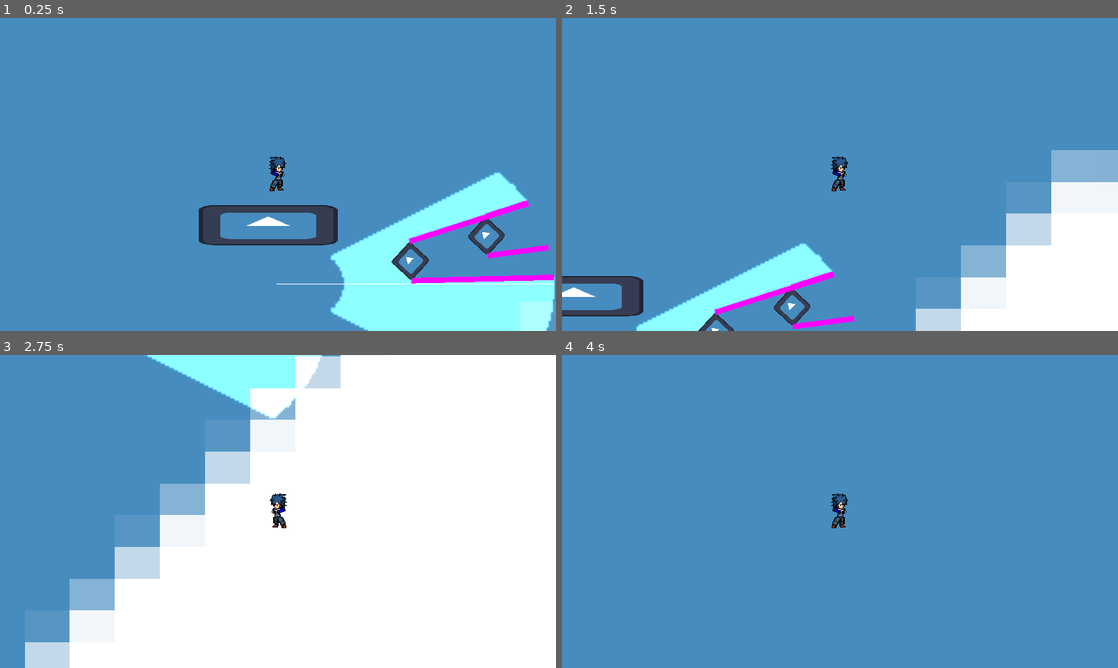
Above: before the commit, frames 1-4 (two rows, left to right).
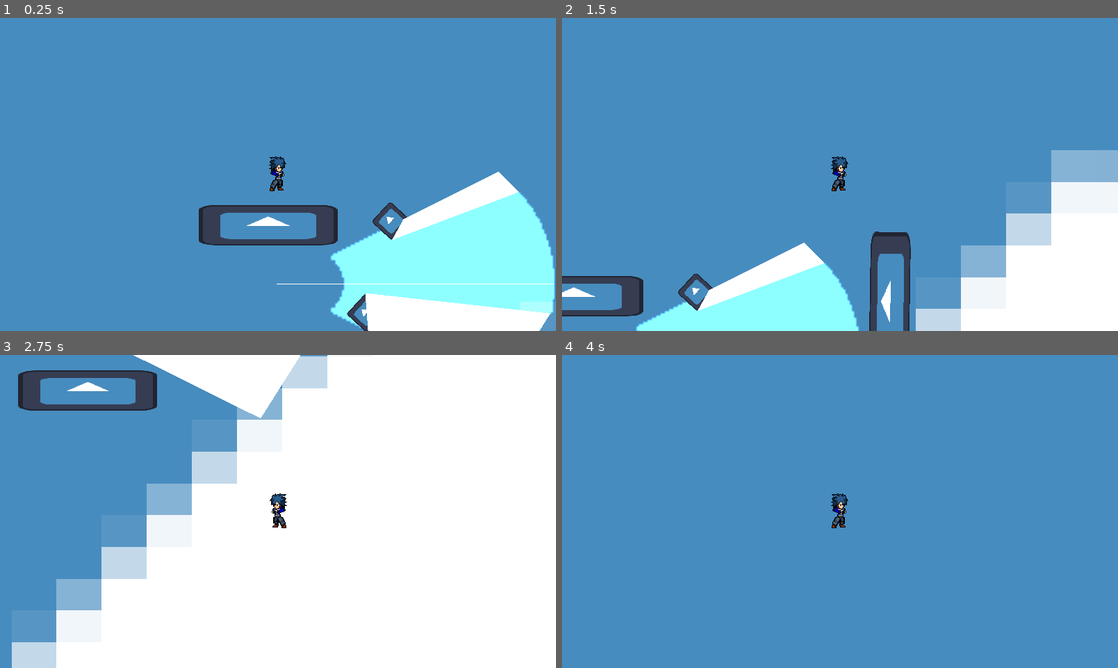
Above: after the commit, the same moments.

Repository: ChunchoMetalero/CC5408-Taller-de-Diseno-y-Desarrollo-de-Videojuegos
Game: Godot game, scene res://Linterna Profe/Luces v2.tscn
The game is run twice, just before and just after one commit, with the same random seed, the same clock (stepped at 60 frames per second) and the same inputs. This scene is started directly instead of the project's main scene. The engine's default icon, where the game draws it, is replaced by a stand-in: a white triangle on a blue panel in a dark square.
Inputs:
- Up to frame 1 (0.25 s): no input
- Up to frame 2 (1.5 s): hold D (right) from 0.53 s (still down); tap Q (drop) at 0.6 s; tap W (jump) at 0.77 s; tap E (interact) at 1.35 s
- Up to frame 3 (2.75 s): tap W (jump) at 1.52 s; release D (right) at 2.03 s; hold A (left) from 2.03 s (still down); hold Space (light) from 2.03 s (still down)
- Up to frame 4 (4 s): release A (left) at 2.78 s; release Space (light) at 2.78 s; hold D (right) from 2.78 s (still down); tap Q (drop) at 2.85 s; tap W (jump) at 3.02, 3.77 s; tap E (interact) at 3.6 s

The runs differ from the first frame. In frame 1, 10% of the frame differs, in the area x 62-100%, y 49-100%; in frame 2, 6.4%; in frame 3, 8.8%; in frame 4, less than 0.1%.

Commit message:
Implementacion linterna para hito 2

Diff:
--- a/Linterna Profe/Luces v2.tscn
+++ b/Linterna Profe/Luces v2.tscn
@@ -17,7 +17,7 @@
 metadata/_edit_lock_ = true
 
 [node name="Box" parent="." instance=ExtResource("3_i04nc")]
-position = Vector2(208, 119)
+position = Vector2(167, 167)
 rotation = -0.829031
 scale = Vector2(0.2, 0.2)
 
@@ -42,6 +42,31 @@
 texture = ExtResource("1_qgk0m")
 
 [node name="Box2" parent="." instance=ExtResource("3_i04nc")]
-position = Vector2(278, 96)
+position = Vector2(190, 82)
 rotation = -0.829031
 scale = Vector2(0.2, 0.2)
+
+[node name="Piso2" type="StaticBody2D" parent="."]
+position = Vector2(130, 217)
+metadata/_edit_group_ = true
+
+[node name="CollisionShape2D" type="CollisionShape2D" parent="Piso2"]
+position = Vector2(0.5, 0)
+shape = SubResource("RectangleShape2D_eh3kr")
+
+[node name="Sprite2D" type="Sprite2D" parent="Piso2"]
+scale = Vector2(1, 0.289063)
+texture = ExtResource("1_qgk0m")
+
+[node name="Piso3" type="StaticBody2D" parent="."]
+position = Vector2(368, 91)
+rotation = -1.55509
+metadata/_edit_group_ = true
+
+[node name="CollisionShape2D" type="CollisionShape2D" parent="Piso3"]
+position = Vector2(0.5, 0)
+shape = SubResource("RectangleShape2D_eh3kr")
+
+[node name="Sprite2D" type="Sprite2D" parent="Piso3"]
+scale = Vector2(1, 0.289063)
+texture = ExtResource("1_qgk0m")
--- a/Linterna Profe/box.gd
+++ b/Linterna Profe/box.gd
@@ -1,5 +1,9 @@
 class_name Box
 extends StaticBody2D
+
+#SOMBRA:
+@onready var colision_sombra: CollisionPolygon2D = $ColisionSombra
+@onready var sombra_visible: Polygon2D = $SombraVisible
 
 @onready var vertices: Node2D = $Vertices
 @onready var test_line_a: Line2D = $TestLineA
@@ -18,16 +22,23 @@
 	return result
 
 func create_collision(center: Vector2, vertex_a: Vector2, vertex_b: Vector2,segmentos: Array) -> void:
+	var paquete_vertices = PackedVector2Array()
 	test_line_a.clear_points()
 	var direction_A = center.direction_to(vertex_a).normalized()
 	var duplex_A = get_length_shadow(vertex_a, direction_A ,segmentos,"Sup")
-	test_line_a.add_point(duplex_A[0])
-	test_line_a.add_point(duplex_A[1])
+	#test_line_a.add_point(duplex_A[0])
+	#test_line_a.add_point(duplex_A[1])
 	test_line_b.clear_points()
 	var direction_B = center.direction_to(vertex_b).normalized()
 	var duplex_B = get_length_shadow(vertex_b, direction_B ,segmentos,"Bot")
-	test_line_b.add_point(duplex_B[0])
-	test_line_b.add_point(duplex_B[1])
+	#test_line_b.add_point(duplex_B[0])
+	#test_line_b.add_point(duplex_B[1])
+	paquete_vertices.append(to_local(duplex_A[0]))
+	paquete_vertices.append(to_local(duplex_A[1]))
+	paquete_vertices.append(to_local(duplex_B[1]))
+	paquete_vertices.append(to_local(duplex_B[0]))
+	colision_sombra.polygon = paquete_vertices
+	sombra_visible.polygon = paquete_vertices
 
 
 func get_length_shadow(from_to: Vector2, direction: Vector2,segmentos:Array,tipo:String):
@@ -67,5 +78,7 @@
 
 
 func delete_collision() ->void:
-	test_line_a.clear_points()
-	test_line_b.clear_points()
+	colision_sombra.polygon.clear()
+	sombra_visible.polygon.clear()
+	#test_line_a.clear_points()
+	#test_line_b.clear_points()
--- a/Linterna Profe/box.tscn
+++ b/Linterna Profe/box.tscn
@@ -44,10 +44,7 @@
 width = 5.0
 default_color = Color(1, 0, 1, 1)
 
-[node name="Sombra" type="StaticBody2D" parent="."]
+[node name="ColisionSombra" type="CollisionPolygon2D" parent="."]
+
+[node name="SombraVisible" type="Polygon2D" parent="."]
 position = Vector2(2, -1)
-
-[node name="ColisionSombra" type="CollisionPolygon2D" parent="Sombra"]
-position = Vector2(-2, 1)
-
-[node name="SombraVisible" type="Polygon2D" parent="Sombra"]
